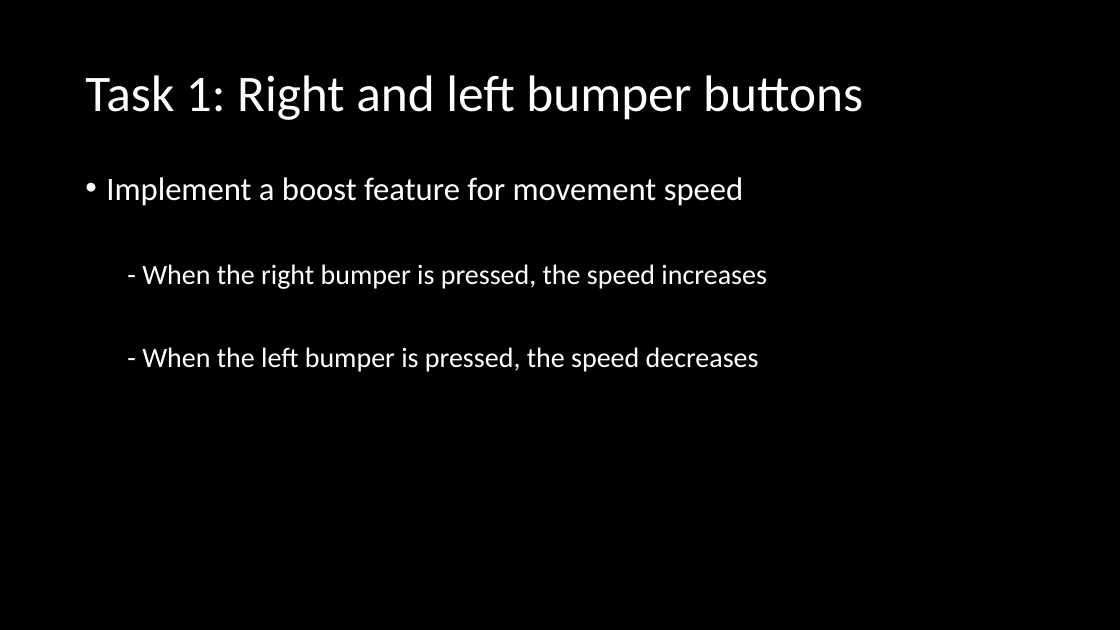
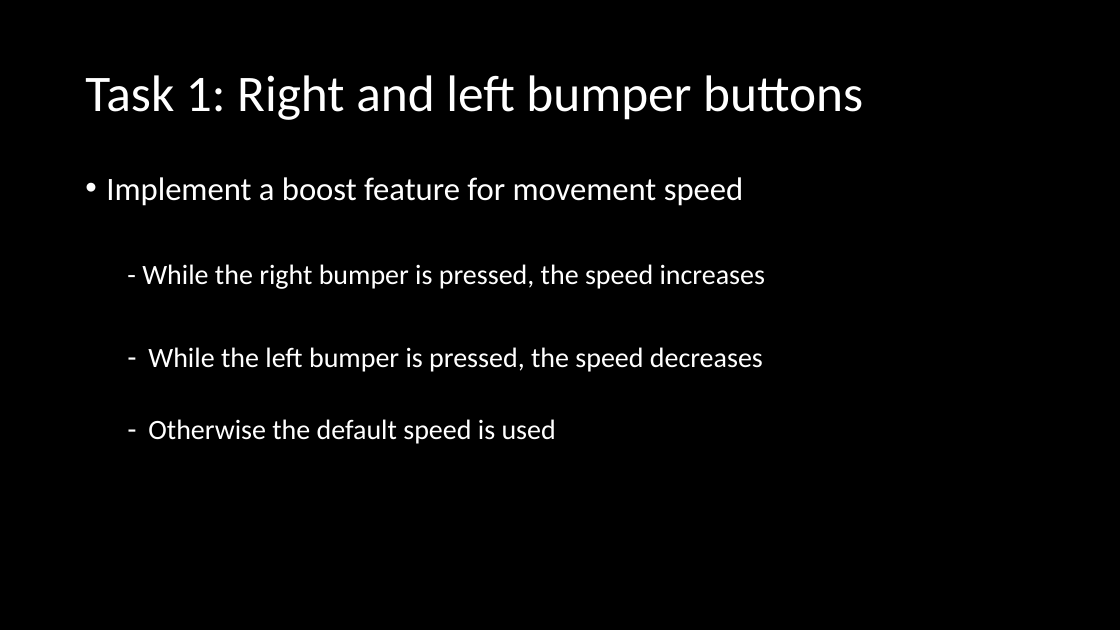
Before and after one commit to CozmoRobots/joystick, a slide deck: slide 11 of Xbox One Controller.pptx. Drawn at 1120x630 pixels with LibreOffice and Linux fonts; fonts in the diff are those of the drawing. Boxes give left, top, right and bottom in pixels: in the first picture for what was removed or moved away, otherwise in the second. Text is boxed around its words. In the diff, an @@ line names an element or a change of style, - is before the commit and + after.

```diff
--- a/Xbox One Controller.pptx
+++ b/Xbox One Controller.pptx
@@ text at (142, 264, 765, 444): text changed @@
-  - When the right bumper is pressed, the speed increases
-  - When the left bumper is pressed, the speed decreases
+  - While the right bumper is pressed, the speed increases
+  – While the left bumper is pressed, the speed decreases
+  – Otherwise the default speed is used
```
Also in this commit, not shown: 2 other files.
